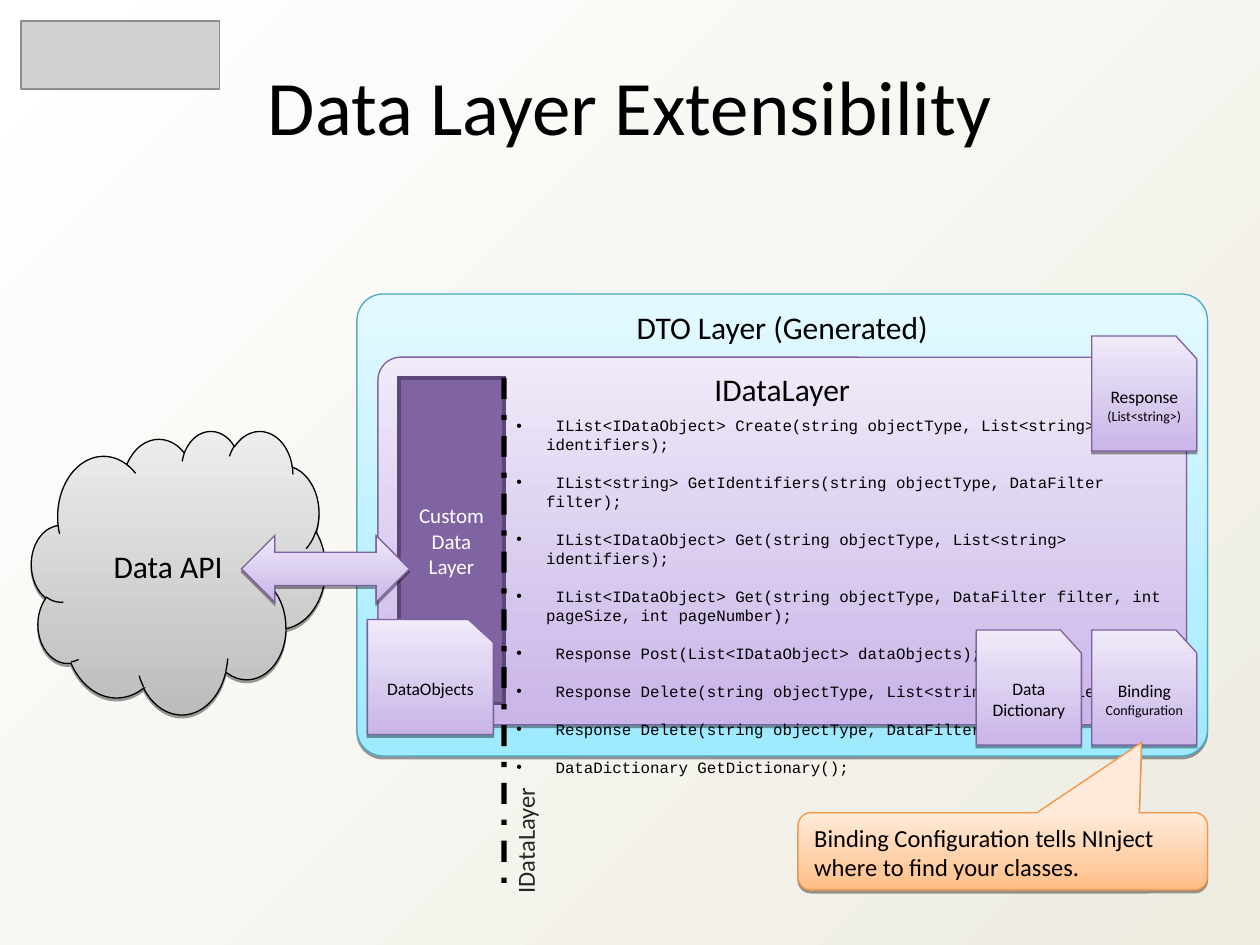
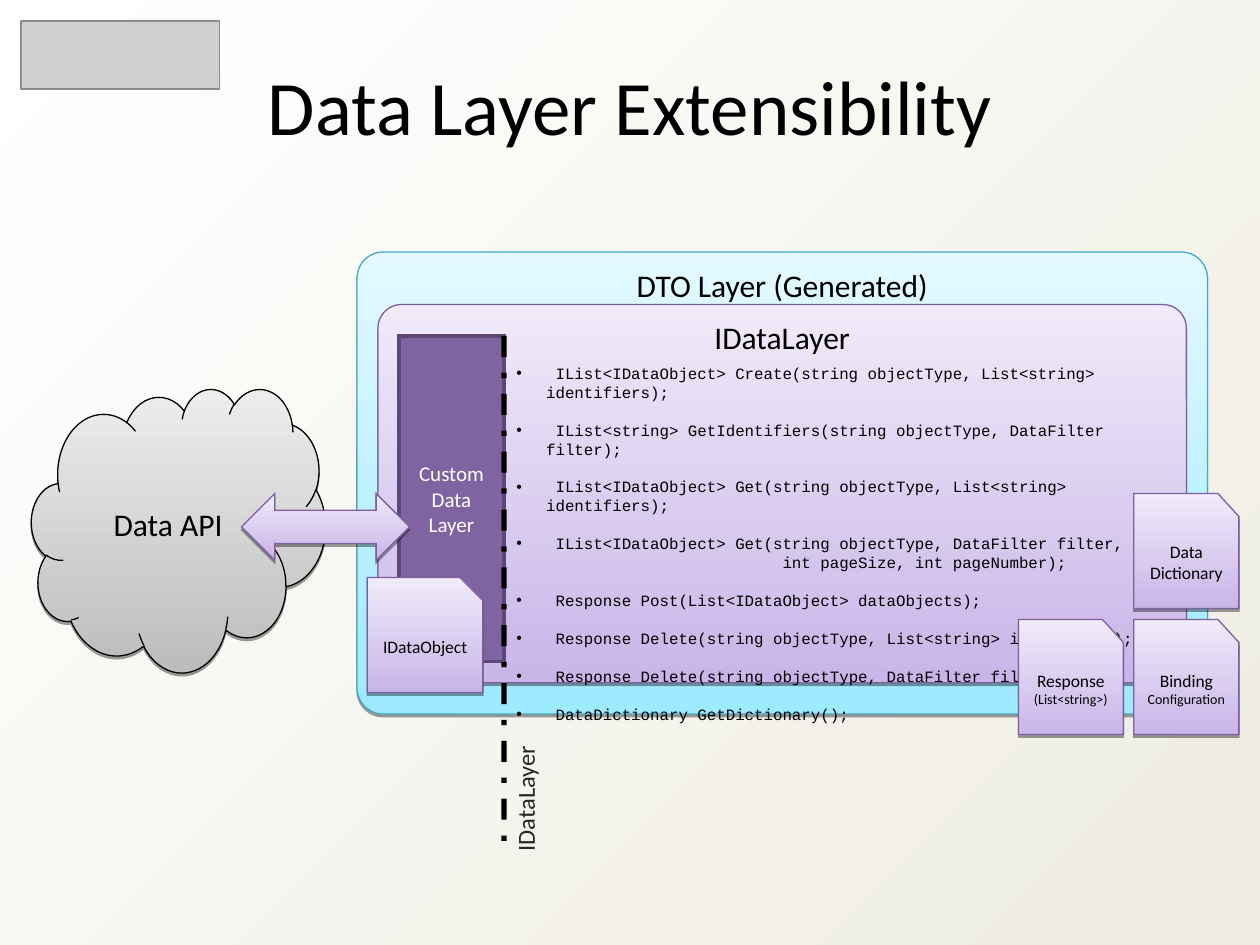
Before and after one commit to heyena/iring-tools, a slide deck: slide 13 of trunk/Documentation/iRINGTools_SDK_Overview_v1_3_0.ppt. Drawn at 1260x945 pixels with LibreOffice and Linux fonts; fonts in the diff are those of the drawing; grey boxes stand for pictures. Boxes give left, top, right and bottom in pixels: in the first picture for what was removed or moved away, otherwise in the second. Text is boxed around its words. In the diff, an @@ line names an element or a change of style, - is before the commit and + after.

```diff
--- a/trunk/Documentation/iRINGTools_SDK_Overview_v1_3_0.ppt
+++ b/trunk/Documentation/iRINGTools_SDK_Overview_v1_3_0.ppt
@@ rounded rectangle "IDataLayer": place and size @@
-rounded rectangle "IDataLayer" at <box>378,358,1187,726</box>
+rounded rectangle "IDataLayer" at <box>378,305,1187,683</box>
@@ text "IList<IDataObject> Create(string objectType, List<string> id ..." rewrapped from <box>546,420,1160,740</box> to <box>546,367,1133,687</box> @@
@@ freeform shape "Data API": place and size @@
-freeform shape "Data API" at <box>32,431,325,714</box>
+freeform shape "Data API" at <box>32,388,325,672</box>
@@ 1 rounded rectangle, 1 rectangle, 1 line, 1 left right arrow: place and size @@
-1 rounded rectangle, 1 rectangle, 1 line, 1 left right arrow at <box>242,294,1207,892</box>
+1 rounded rectangle, 1 rectangle, 1 line, 1 left right arrow at <box>242,252,1207,850</box>
@@ flow chart punched card "Data Dictionary": place and size @@
-flow chart punched card "Data Dictionary" at <box>976,630,1081,745</box>
+flow chart punched card "Data Dictionary" at <box>1134,494,1239,609</box>
@@ flow chart punched card added at <box>368,577,484,692</box>, fill gradient #C9B5E8 to #F0EAF9, outline #7D60A0 0.74 pt, 10 pt, text #000000 @@
+IDataObject
@@ flow chart punched card removed at <box>368,620,494,735</box> @@
-DataObjects
@@ flow chart punched card "Response (List<string>)": place and size @@
-flow chart punched card "Response (List<string>)" at <box>1092,336,1197,451</box>
+flow chart punched card "Response (List<string>)" at <box>1018,620,1123,735</box>
@@ flow chart punched card "Binding Configuration": place and size @@
-flow chart punched card "Binding Configuration" at <box>1092,630,1197,745</box>
+flow chart punched card "Binding Configuration" at <box>1134,620,1239,735</box>
@@ text "IDataLayer": place and size @@
-text "IDataLayer" at <box>512,798,542,891</box>
+text "IDataLayer" at <box>512,756,542,849</box>
@@ rounded speech box removed at <box>798,813,1207,890</box> @@
-Binding Configuration tells NInject where to find your classes.
```
Also in this commit, not shown: 1 other file.
